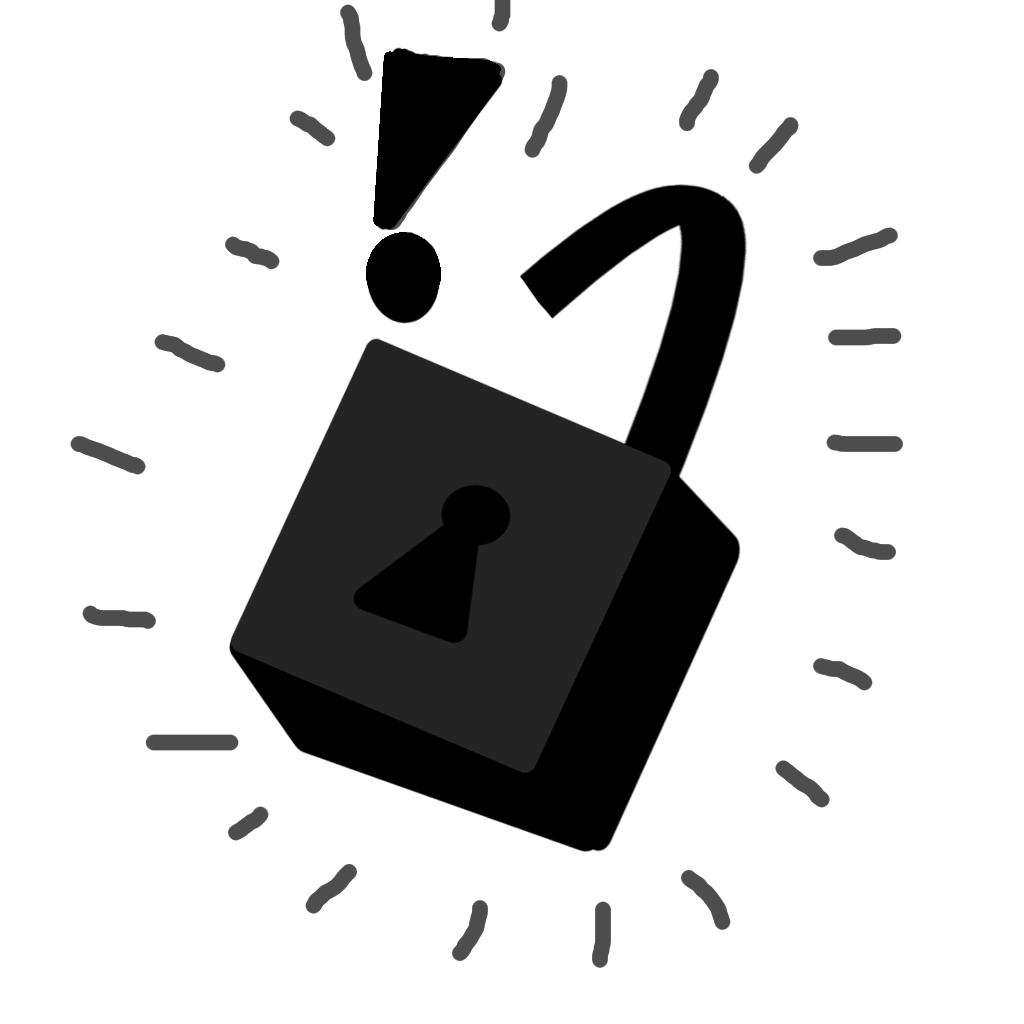
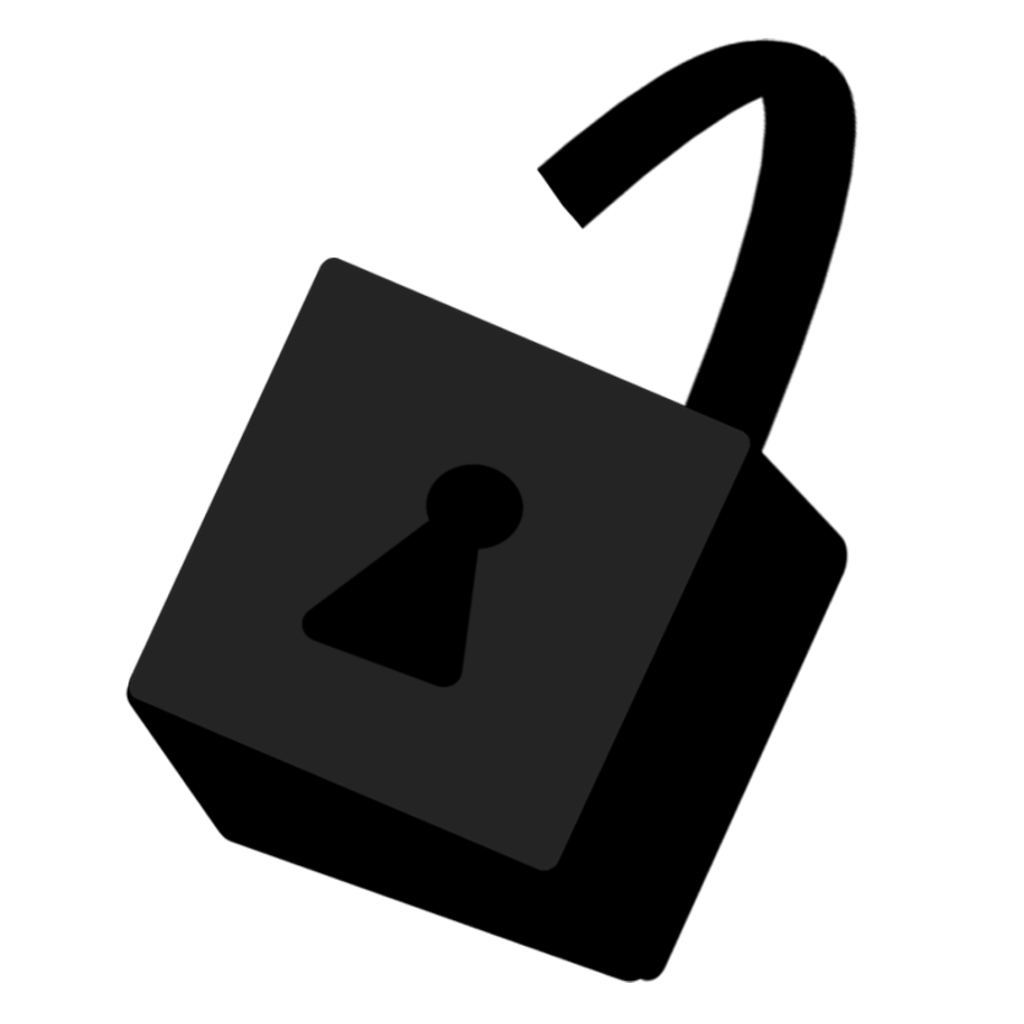
Revision of a layered 1024 x 1024 image; what changed, layer by layer:
moved "Paint Layer 12" into group "Group 16", painted on it over [70, 0, 903, 983]
hid "Paint Layer 5", moved it into group "Group 14", painted on it over [70, 0, 903, 983]
painted on "Paint Layer 8 Merged" over [256, 448, 576, 704]
painted on "Paint Layer 2" over [108, 208, 812, 912]
painted on "Paint Layer 4" over [128, 576, 704, 983]
painted on "Paint Layer 3" (1st of 2, in "Group 13" › "Group 11" › "Group 9" › "Group 7" › "Group 6") over [82, 576, 704, 983]
painted on "Paint Layer 3" (2nd of 2, in "Group 13" › "Group 11" › "Group 9" › "Group 7" › "Group 6") over [512, 384, 896, 983]
painted on "Paint Layer 8" over [70, 0, 896, 640]
